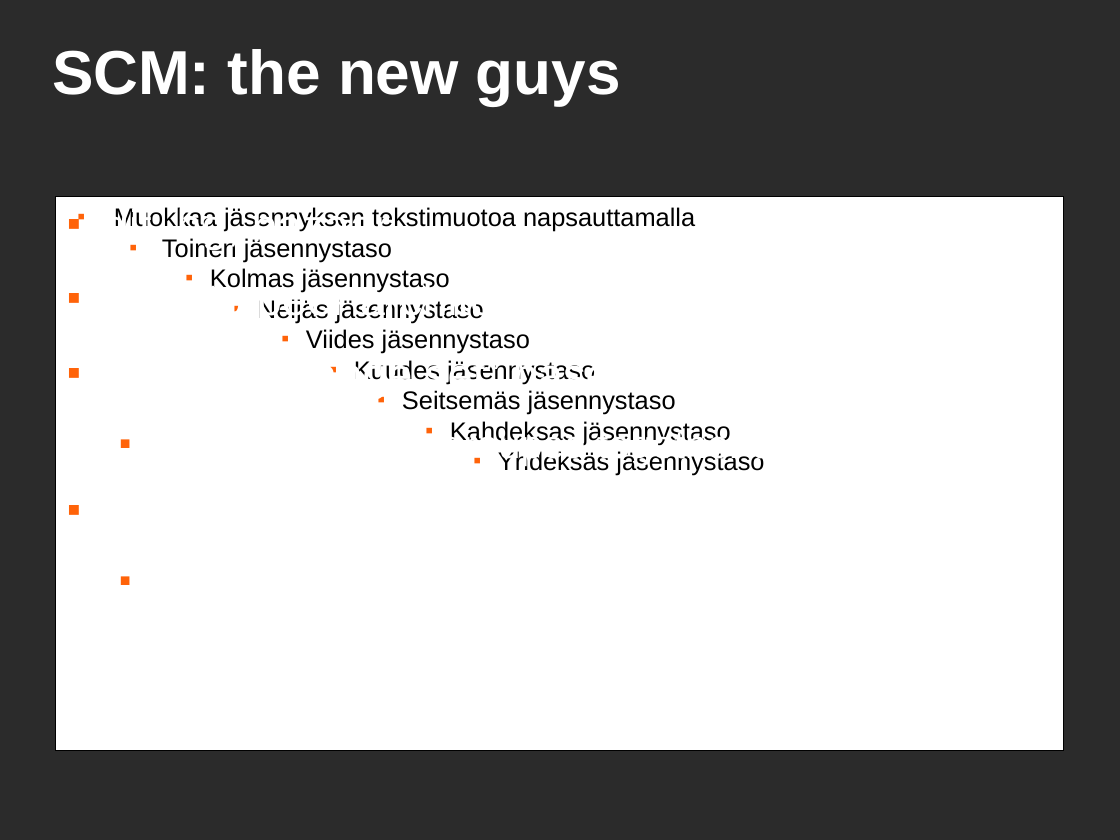
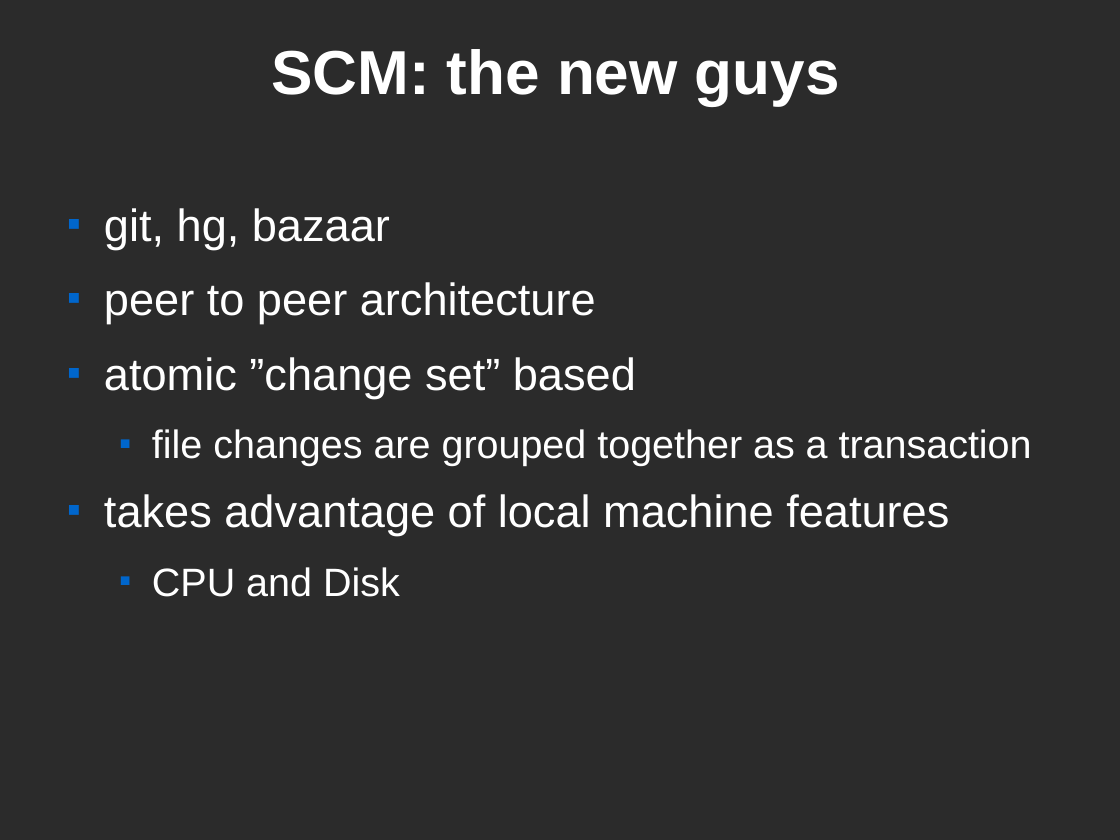
Before and after one commit to glonnon/git-demo, a slide deck: slide 6 of git_boise_web_tech.odp. Drawn at 1120x840 pixels with LibreOffice and Linux fonts; fonts in the diff are those of the drawing; background and template pictures are left out; a plain dark background stands for a picture behind light text. Boxes give left, top, right and bottom in pixels: in the first picture for what was removed or moved away, otherwise in the second. Text is boxed around its words. In the diff, an @@ line names an element or a change of style, - is before the commit and + after.

Commit message:
added more stuff

```diff
--- a/git_boise_web_tech.odp
+++ b/git_boise_web_tech.odp
@@ title "SCM: the new guys" at bbox=[271, 49, 840, 106]: alignment left to centre @@
@@ text "git, hg, bazaar" at bbox=[104, 208, 1032, 597]: bullet colour #FF6309 to #0066CC @@
@@ rectangle removed at bbox=[56, 196, 1064, 751] @@
-■ Muokkaa jäsennyksen tekstimuotoa napsauttamalla
-  ■ Toinen jäsennystaso
-    ■ Kolmas jäsennystaso
-      ■ Neljäs jäsennystaso
-        ■ Viides jäsennystaso
-          ■ Kuudes jäsennystaso
-            ■ Seitsemäs jäsennystaso
-              ■ Kahdeksas jäsennystaso
-                ■ Yhdeksäs jäsennystaso
```
Also in this commit, not shown: 42 other slides changed.
